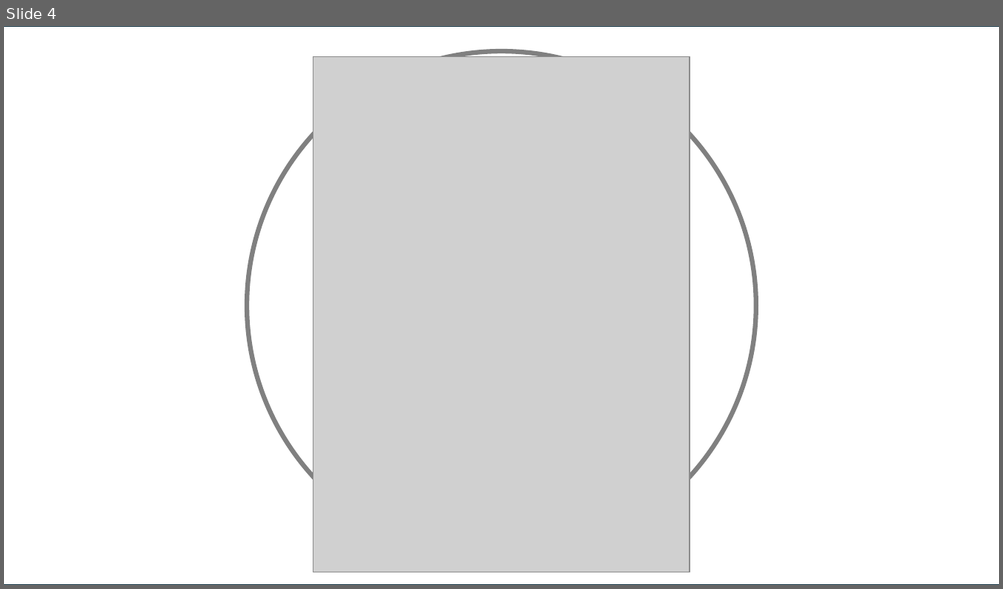
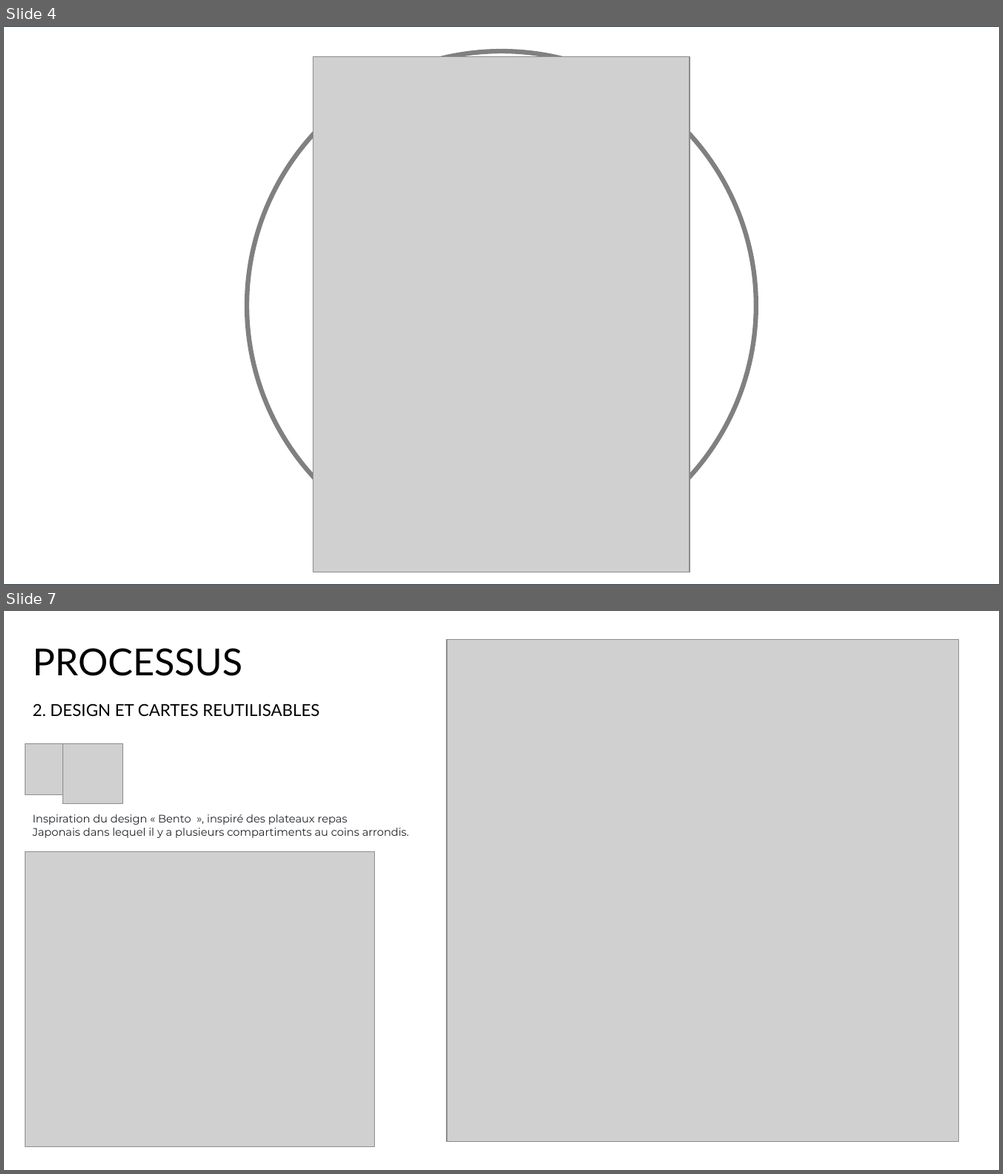
Before and after one commit to arthurkowskii/arthurkowskii.com, a slide deck: PES.pptx. Shown one above the other, each under a label of ours: slide 4 before the commit, slides 4 and 7 after it; the slides between them are not shown. The pictures are 1003x589 and 1003x1174 pixels, drawn with LibreOffice and Linux fonts; fonts in the diff are those of the drawing; grey boxes stand for pictures. Boxes give left, top, right and bottom in pixels: in the first picture for what was removed or moved away, otherwise in the second. Text is boxed around its words. In the diff, an @@ line names an element or a change of style, - is before the commit and + after.

Commit message:
Process timeline

```diff
--- a/PES.pptx
+++ b/PES.pptx
@@ slide 7 added at bbox=[4, 611, 999, 1170], background #FFFFFF @@
@@ text added at bbox=[33, 648, 243, 676], 36 pt, text #000000 @@
+PROCESSUS
@@ picture added at bbox=[447, 639, 959, 1142] @@
@@ text added at bbox=[33, 703, 319, 717], 16 pt, text #000000 @@
+2. DESIGN ET CARTES REUTILISABLES
@@ picture added at bbox=[25, 743, 77, 795] @@
@@ picture added at bbox=[63, 743, 123, 804] @@
@@ text added at bbox=[33, 815, 409, 838], 10.5 pt, text #1F2328 @@
+Inspiration du design « Bento », inspiré des plateaux repas
+Japonais dans lequel il y a plusieurs compartiments au coins arrondis.
@@ picture added at bbox=[25, 852, 374, 1147] @@
```
Also in this commit, not shown: 2 other slides added, 1 slide removed, 1 other file.
